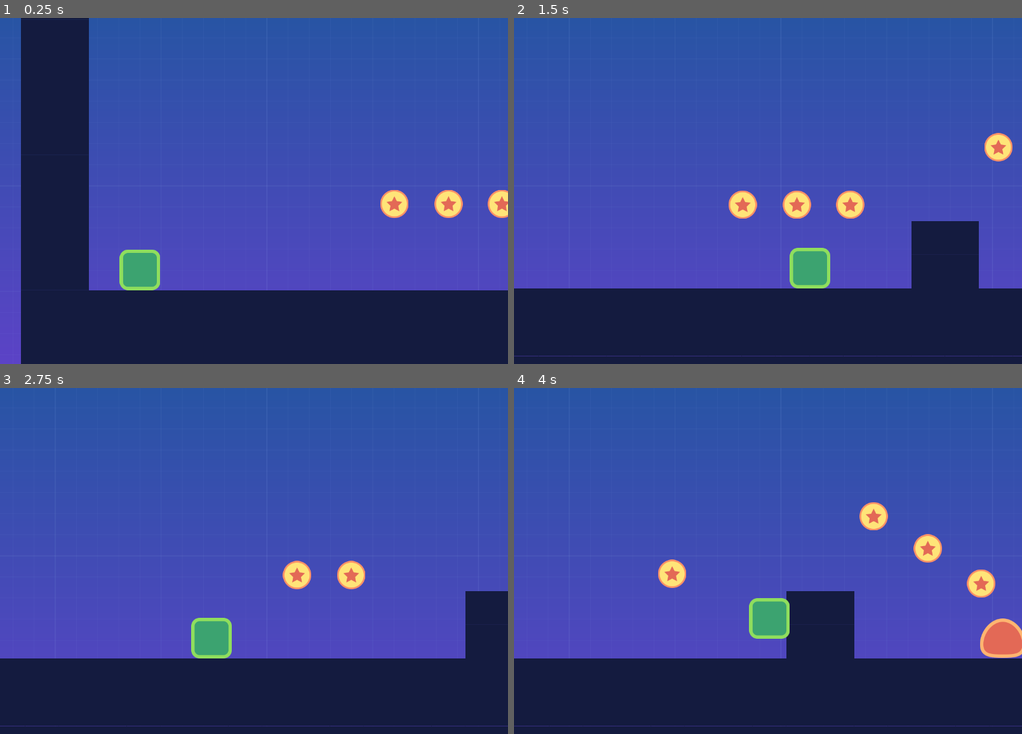
Above: before the commit, frames 1-4 (two rows, left to right).
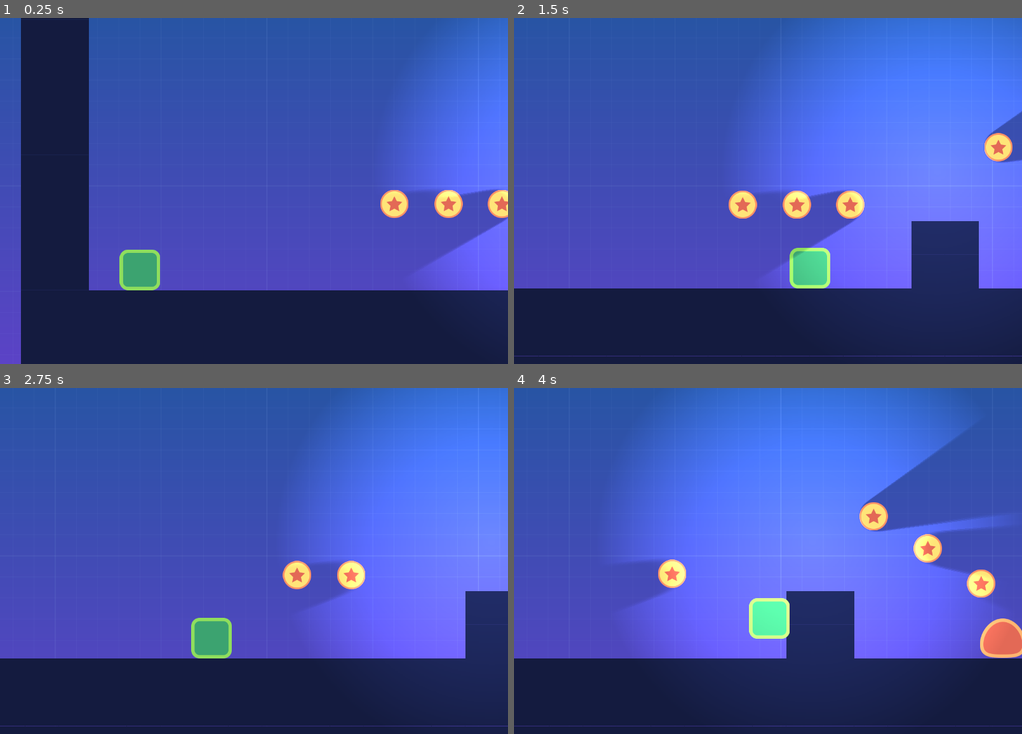
Above: after the commit, the same moments.

Repository: walizw/GodotProjects
Game: Godot game, scene res://scenes/level.tscn
Two runs of this game, one before a commit and one after it. Both use one fixed random seed, a clock stepped at 60 frames per second and the inputs below.
Inputs:
- Up to frame 1 (0.25 s): no input
- Up to frame 2 (1.5 s): hold D (right) from 0.53 s (still down); tap W (jump) at 0.77 s
- Up to frame 3 (2.75 s): tap W (jump) at 1.52 s; release D (right) at 2.03 s; hold A (left) from 2.03 s (still down)
- Up to frame 4 (4 s): release A (left) at 2.78 s; hold D (right) from 2.78 s (still down); tap W (jump) at 3.02, 3.77 s

The runs differ from the first frame. In frame 1, 11% of the frame differs, in the area x 78-100%, y 0-79%; in frame 2, 36%; in frame 3, 28%; in frame 4, 46%, in the area x 21-96%, y 0-83%.

Commit message:
added lights

Diff:
--- a/1. Platformer/prefabs/objects/coin.tscn
+++ b/1. Platformer/prefabs/objects/coin.tscn
@@ -1,7 +1,10 @@
-[gd_scene load_steps=7 format=2]
+[gd_scene load_steps=8 format=2]
 
 [ext_resource path="res://assets/coin.png" type="Texture" id=1]
 [ext_resource path="res://scripts/coin.gd" type="Script" id=2]
+
+[sub_resource type="OccluderPolygon2D" id=5]
+polygon = PoolVector2Array( 1, -33, 8, -33, 17, -29, 25, -23, 30, -16, 33, -7, 33, 7, 30, 16, 22, 26, 13, 31, 5, 33, -5, 33, -12, 31, -19, 28, -26, 22, -30, 15, -33, 6, -33, -7, -30, -16, -25, -23, -20, -27, -12, -31, -6, -33 )
 
 [sub_resource type="CircleShape2D" id=1]
 radius = 35.0
@@ -104,7 +107,12 @@
 [node name="Coin" type="Sprite" parent="."]
 texture = ExtResource( 1 )
 
+[node name="LightOccluder2D" type="LightOccluder2D" parent="Coin"]
+scale = Vector2( 1.1, 1.1 )
+occluder = SubResource( 5 )
+
 [node name="CollisionShape2D" type="CollisionShape2D" parent="."]
+visible = false
 shape = SubResource( 1 )
 
 [node name="AnimationPlayer" type="AnimationPlayer" parent="."]
--- a/1. Platformer/scenes/level.tscn
+++ b/1. Platformer/scenes/level.tscn
@@ -8,6 +8,7 @@
 [ext_resource path="res://prefabs/objects/coin.tscn" type="PackedScene" id=6]
 [ext_resource path="res://prefabs/objects/portal.tscn" type="PackedScene" id=7]
 [ext_resource path="res://scenes/level2.tscn" type="PackedScene" id=8]
+[ext_resource path="res://assets/light.png" type="Texture" id=9]
 
 [sub_resource type="ConvexPolygonShape2D" id=1]
 points = PoolVector2Array( 0, 0, 80, 0, 80, 80, 0, 80 )
@@ -178,3 +179,13 @@
 [node name="portal" parent="." instance=ExtResource( 7 )]
 position = Vector2( 3099, 561 )
 next_scene = ExtResource( 8 )
+
+[node name="Light2D" type="Light2D" parent="."]
+position = Vector2( 1341, 362 )
+texture = ExtResource( 9 )
+texture_scale = 2.0
+range_layer_min = -100
+shadow_enabled = true
+shadow_gradient_length = 2.0
+shadow_filter = 2
+shadow_filter_smooth = 5.0
Not shown: 1 places in 1. Platformer/scenes/level.tscn that only renumber resources
